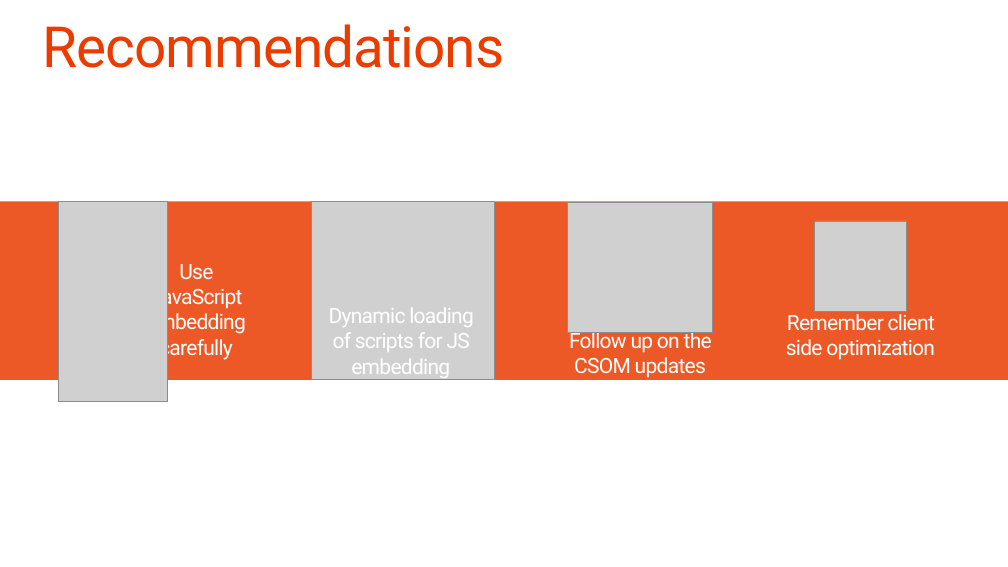
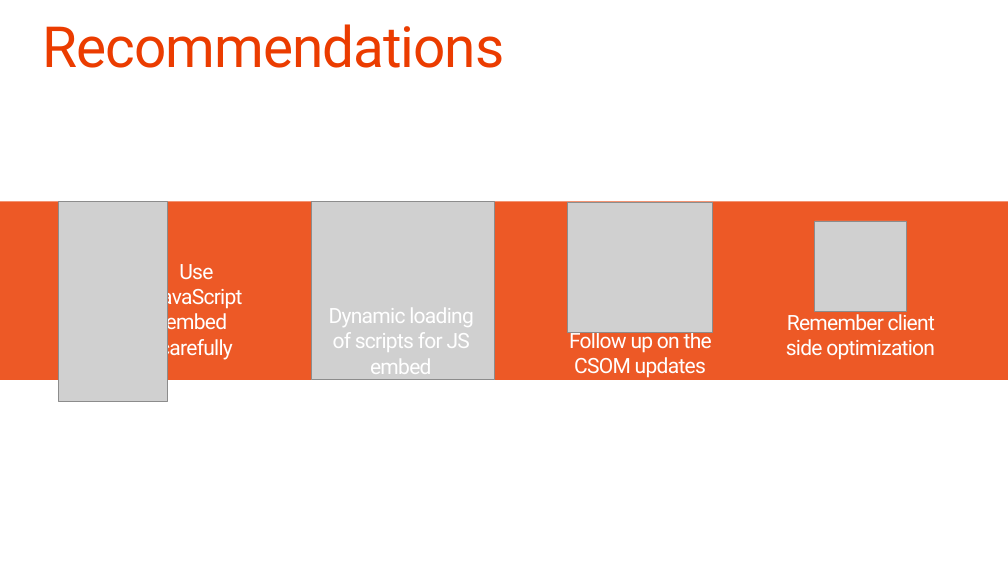
Before and after one commit to fabbbiob/TrainingContent, a slide deck: slide 27 of O3658/02 Managing site settings using app model/2_SiteManagement.pptx. Drawn at 1008x567 pixels with LibreOffice and Linux fonts; fonts in the diff are those of the drawing; grey boxes stand for pictures; background and template pictures are left out. Boxes give left, top, right and bottom in pixels: in the first picture for what was removed or moved away, otherwise in the second. Text is boxed around its words. In the diff, an @@ line names an element or a change of style, - is before the commit and + after.

Commit message:
Updated terminology for JS embed

```diff
--- a/O3658/02 Managing site settings using app model/2_SiteManagement.pptx
+++ b/O3658/02 Managing site settings using app model/2_SiteManagement.pptx
@@ text at box(150, 264, 242, 361): text changed @@
-Use JavaScript embedding carefully
+Use JavaScript embed carefully
@@ text at box(329, 308, 474, 380): text changed @@
-Dynamic loading of scripts for JS embedding
+Dynamic loading of scripts for JS embed
```
Also in this commit, not shown: 8 other slides changed, 1 other file.
